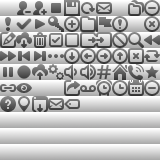
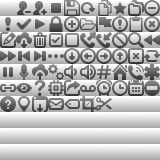
Layer changes from the first 160px x 160px image to the second:
renamed "Background" to "Icons", painted on it over [17, 0, 160, 112]
